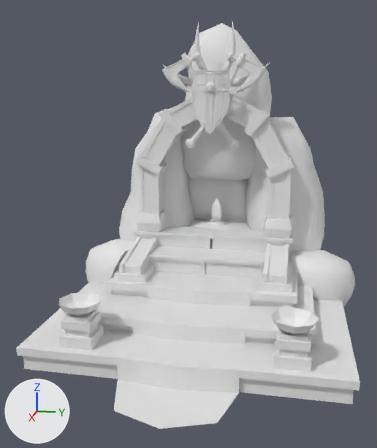
The Blender file portal.blend as it was, and as the next commit left it.
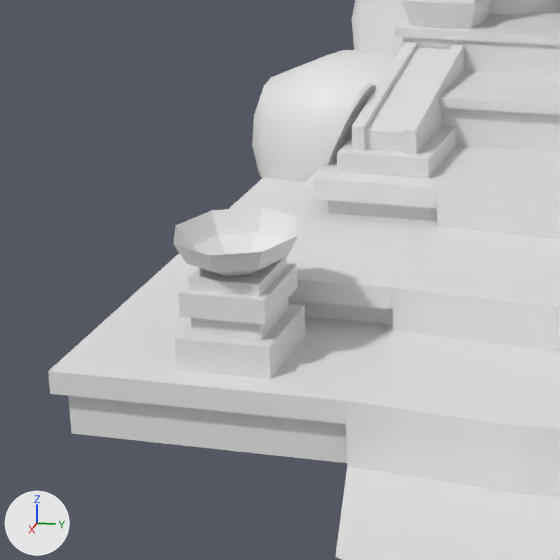
The first picture shows the older version from a camera (50 mm lens) standing at (6.17, 1.17, 2.95) and looking at (-0.48, -0.16, 1.29). The close-ups show both versions on the part from 0% to 50% of the width and 50% to 92% of the height of that picture; other places that the commit changed are outside them. The axes (+X, +Y, +Z) are drawn at lower left. The lights are the same throughout.

The older version as bpy lines, for what is in view:
```python
me_cube_007 = bpy.data.meshes.new('Cube.007')
me_cube_007.from_pydata(...)  # a box spanning x -1.0..1.0, y -1.0..1.0, z -1.0..1.0
me_cube_013 = bpy.data.meshes.new('Cube.013')
me_cube_013.from_pydata(...)  # a box spanning x -0.2..-0.02, y -0.16..0.87, z -0.2..1.49
me_sphere = bpy.data.meshes.new('Sphere')
me_sphere.from_pydata(...)  # 25 vertices, 24 faces; spans x -0.305..0.305, y -0.305..0.305, z -0.33..-0.126
ob_cube_006 = bpy.data.objects.new('Cube.006', me_cube_007)
ob_cube_006.location = (-1.999, -1.297, 0.0)
ob_cube_006.scale = (1.0, 0.65, 0.05)
ob_cube_036 = bpy.data.objects.new('Cube.036', me_cube_013)
ob_cube_036.location = (-1.366, -0.997, 0.476)
ob_cube_036.scale = (2.5, 1.12, 0.25)
ob_sphere = bpy.data.objects.new('Sphere', me_sphere)
ob_sphere.location = (0.69, -1.246, 0.695)
ob_sphere.scale = (0.865, 0.865, 0.865)
# also in view: 'Cube.030' at (-0.96, -1.13, 0.67); 'Cylinder' at (-0.81, -1.28, 0.5); 'Cube.019' at (-1.34, -0.65, 0.23); 'Plane' at (0.48, 0.0, 0.1); 'Cube.020' at (0.69, -1.25, 0.12)
```
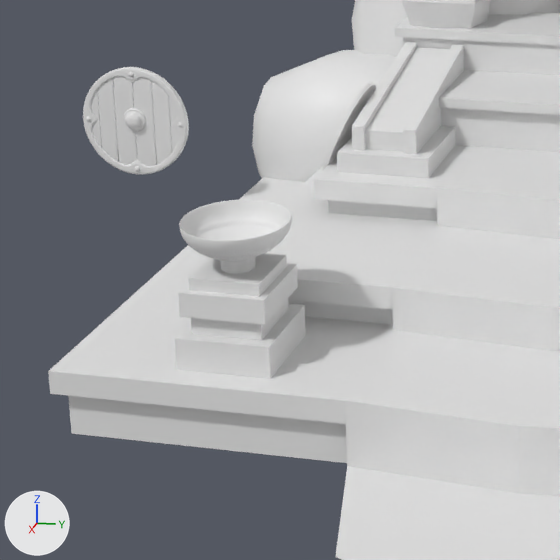
Where the change shows, as pixel boxes [x1, y1, x2, y2] in the close-ups (560 x 560 px):
'Sphere', reshaped, moved, modifiers changed (10% narrower, 7% taller): before [173, 207, 298, 277]; after [179, 199, 292, 274]
'Cylinder.015', added: after [91, 76, 179, 167]
'Cylinder.016', added: after [83, 67, 189, 174]
'Cylinder.017', added: after [123, 108, 146, 131]
part 1 of me_sphere, built on: before [173, 209, 298, 277]; after [179, 200, 292, 274]

The change, as a diff of the scene's bpy script:
```diff
--- a/portal.blend.py
+++ b/portal.blend.py
@@ me_sphere @@
 # used by ob_sphere; location = (0.69, -1.246, 0.695); scale = (0.865, 0.865, 0.865)
-me_sphere.from_pydata(...)  # 25 vertices, 24 faces; spans x -0.305..0.305, y -0.305..0.305, z -0.33..-0.126
+me_sphere.from_pydata(...)  # 88 vertices, 80 faces; spans x -0.289..0.289, y -0.289..0.289, z -0.378..-0.126
+# me_sphere part 1: the whole mesh is rebuilt
+# me_sphere part 2: the surface is now shaded smooth
@@ me_cylinder_026 @@
+me_cylinder_026.from_pydata(...)  # 113 vertices, 108 faces; spans x -0.0542..0.0542, y -0.0542..0.0542, z -0.03..0.0341
+me_cylinder_026.polygons.foreach_set('use_smooth', [True] * 108)
@@ me_cylinder_025 @@
+me_cylinder_025.from_pydata(...)  # 480 vertices, 480 faces; spans x -0.125..0.125, y -0.125..0.125, z 0.554..0.676
+me_cylinder_025.polygons.foreach_set('use_smooth', [True] * 480)
@@ me_cylinder_023 @@
+me_cylinder_023.from_pydata(...)  # 26 vertices, 6 faces; spans x -0.12..0.12, y -0.12..0.12, z 0.04
+me_cylinder_023.polygons.foreach_set('use_smooth', [True] * 6)
@@ ob_sphere @@
 ob_sphere = bpy.data.objects.new('Sphere', me_sphere)
-ob_sphere.location = (0.69, -1.246, 0.695)
+ob_sphere.location = (0.69, -1.246, 0.744)
 ob_sphere.scale = (0.865, 0.865, 0.865)
+_m = ob_sphere.modifiers.new('Solidify', 'SOLIDIFY')
+_m = ob_sphere.modifiers.new('Subdivision', 'SUBSURF')
+_m.levels = 3
@@ ob_cylinder_017 @@
+ob_cylinder_017 = bpy.data.objects.new('Cylinder.017', me_cylinder_026)
+ob_cylinder_017.location = (-0.77, -2.419, 0.508)
+ob_cylinder_017.rotation_euler = (0.0, 1.571, 0.0)  # degrees (0, 90, 0)
+ob_cylinder_017.scale = (1.27, 1.27, 0.613)
+_m = ob_cylinder_017.modifiers.new('Subdivision', 'SUBSURF')
+_m.levels = 3
@@ ob_cylinder_016 @@
+ob_cylinder_016 = bpy.data.objects.new('Cylinder.016', me_cylinder_025)
+ob_cylinder_016.location = (-0.949, -2.42, 0.498)
+ob_cylinder_016.rotation_euler = (0.0, 1.571, 0.0)  # degrees (0, 90, 0)
+ob_cylinder_016.scale = (2.29, 2.29, 0.25)
+_m = ob_cylinder_016.modifiers.new('Subdivision', 'SUBSURF')
+_m.levels = 3
@@ ob_cylinder_015 @@
+ob_cylinder_015 = bpy.data.objects.new('Cylinder.015', me_cylinder_023)
+ob_cylinder_015.location = (-0.797, -2.42, 0.498)
+ob_cylinder_015.rotation_euler = (0.0, 1.571, 0.0)  # degrees (0, 90, 0)
+ob_cylinder_015.scale = (2.29, 2.29, 0.25)
+_m = ob_cylinder_015.modifiers.new('Solidify', 'SOLIDIFY')
+_m.thickness = 0.08
+_m.edge_crease_inner = 0.488
+_m.edge_crease_outer = 0.529
+_m.edge_crease_rim = 0.724
+_m = ob_cylinder_015.modifiers.new('Subdivision', 'SUBSURF')
+_m.levels = 4
```
